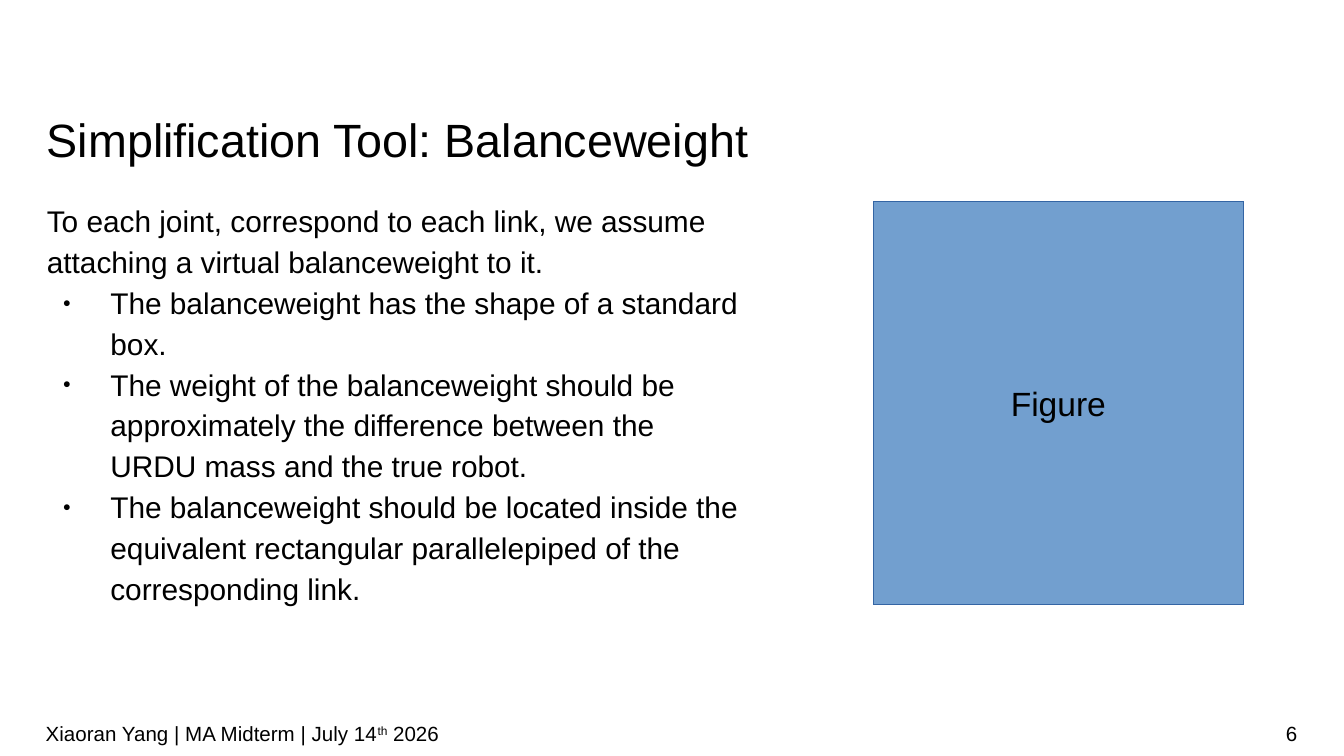
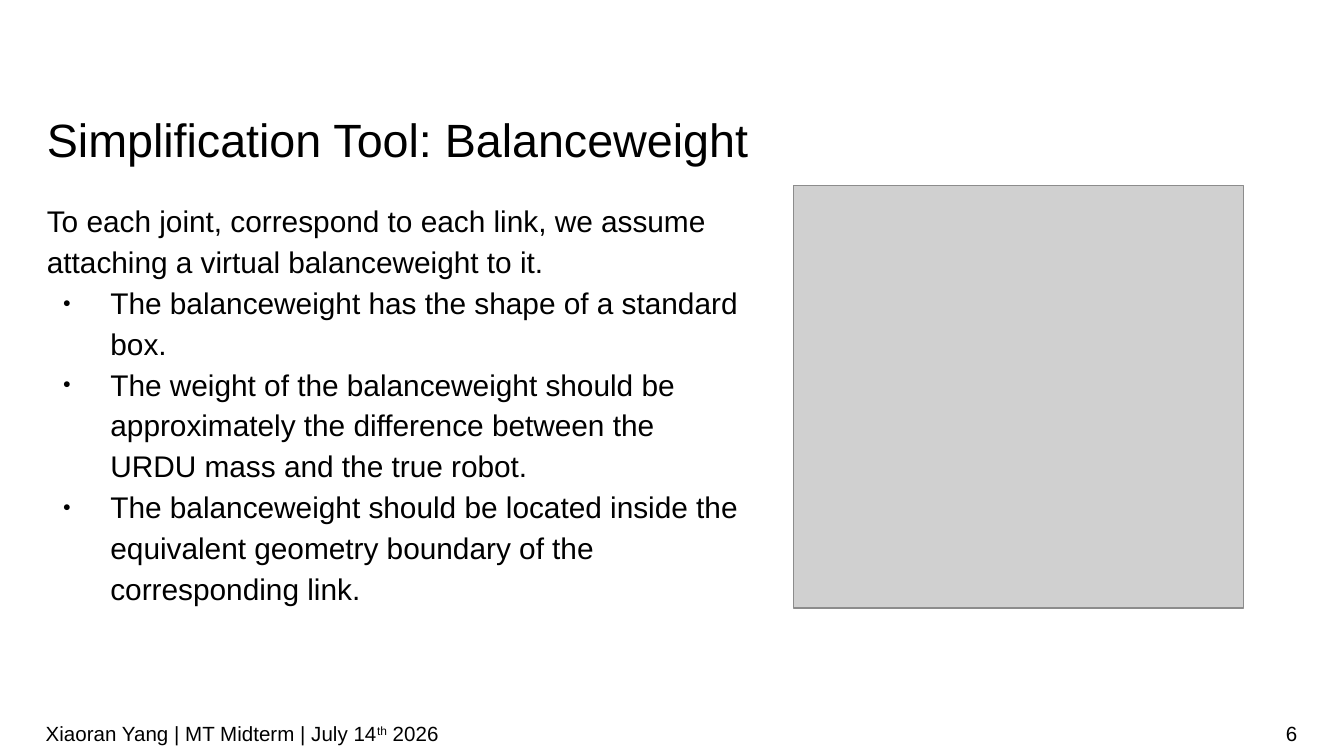
Before and after one commit to IDoccupled/identification, a slide deck: slide 6 of presentation/Midterm.odp. Drawn at 1344x756 pixels with LibreOffice and Linux fonts; fonts in the diff are those of the drawing; grey boxes stand for pictures; background and template pictures are left out. Boxes give left, top, right and bottom in pixels: in the first picture for what was removed or moved away, otherwise in the second. Text is boxed around its words. In the diff, an @@ line names an element or a change of style, - is before the commit and + after.

```diff
--- a/presentation/Midterm.odp
+++ b/presentation/Midterm.odp
@@ picture added at (794,185,1245,609) @@
@@ rectangle removed at (874,202,1243,605) @@
-Figure
@@ text at (110,496,737,605): text changed @@
-● The balanceweight should be located inside the equivalent rectangular parallelepiped of the corresponding link.
+● The balanceweight should be located inside the equivalent geometry boundary of the corresponding link.
@@ text at (46,726,439,746): text changed @@
-Xiaoran Yang | MA Midterm | July 14th 2026
+Xiaoran Yang | MT Midterm | July 14th 2026
```
Also in this commit, not shown: 9 other slides changed, 1 slide added, 18 slides removed, 1 other file.
